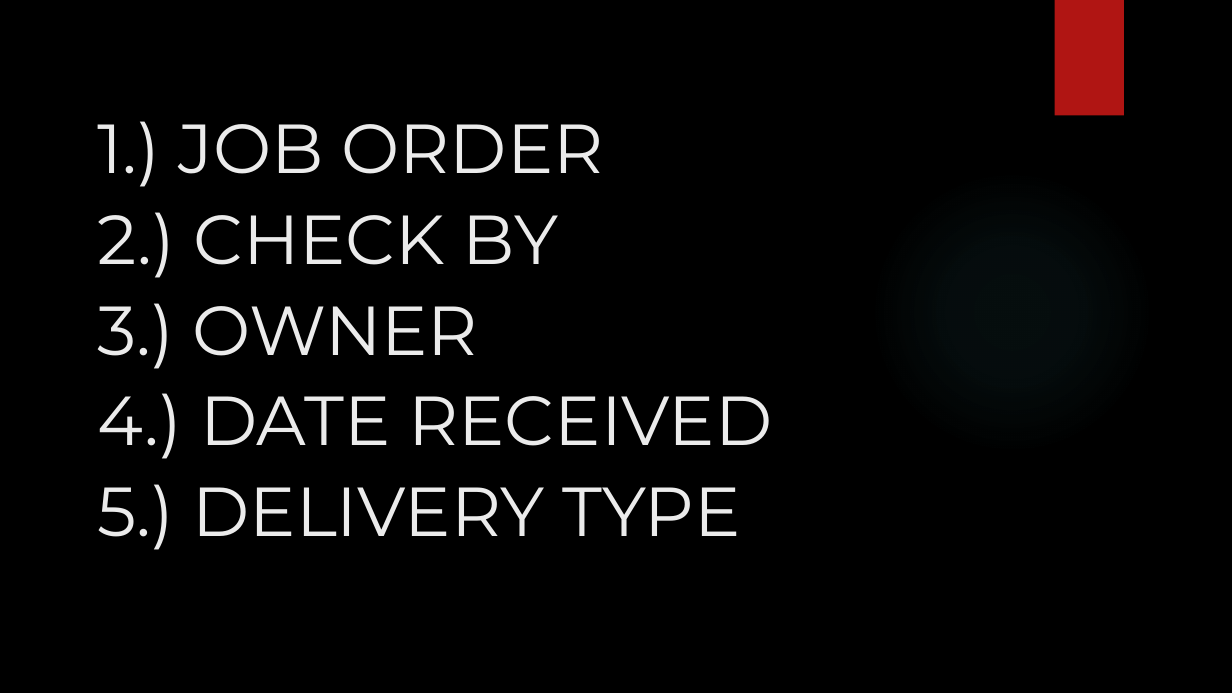
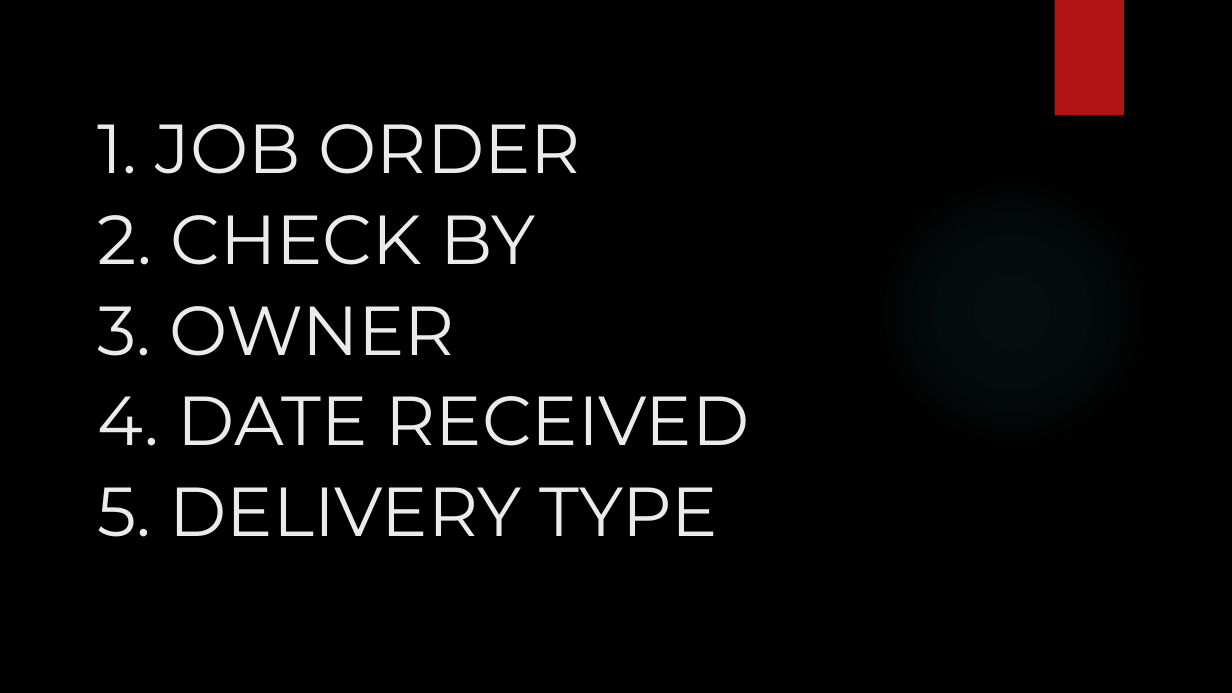
Before and after one commit to itsC0ffee/Goldrich-Repository, a slide deck: slide 2 of BONDED WAREHOUSE UDF.pptx. Drawn at 1232x693 pixels with LibreOffice and Linux fonts; fonts in the diff are those of the drawing; background and template pictures are left out. Boxes give left, top, right and bottom in pixels: in the first picture for what was removed or moved away, otherwise in the second. Text is boxed around its words. In the diff, an @@ line names an element or a change of style, - is before the commit and + after.

```diff
--- a/BONDED WAREHOUSE UDF.pptx
+++ b/BONDED WAREHOUSE UDF.pptx
@@ title at box(98, 124, 581, 174): text changed @@
-1.) JOB ORDER
+1. JOB ORDER
@@ text at box(98, 215, 535, 265): text changed @@
-2.) CHECK BY
+2. CHECK BY
@@ text at box(98, 306, 455, 356): text changed @@
-3.) OWNER
+3. OWNER
@@ text at box(98, 396, 750, 446): text changed @@
-4.) DATE RECEIVED
+4. DATE RECEIVED
@@ text at box(98, 487, 718, 537): text changed @@
-5.) DELIVERY TYPE
+5. DELIVERY TYPE
```
Also in this commit, not shown: 1 other slide changed, 5 other files.
